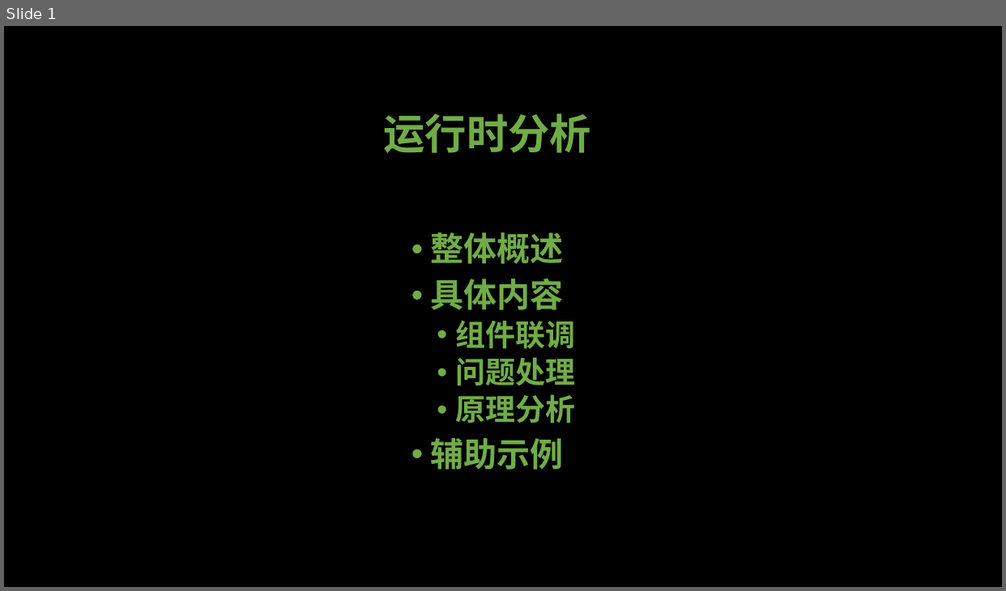
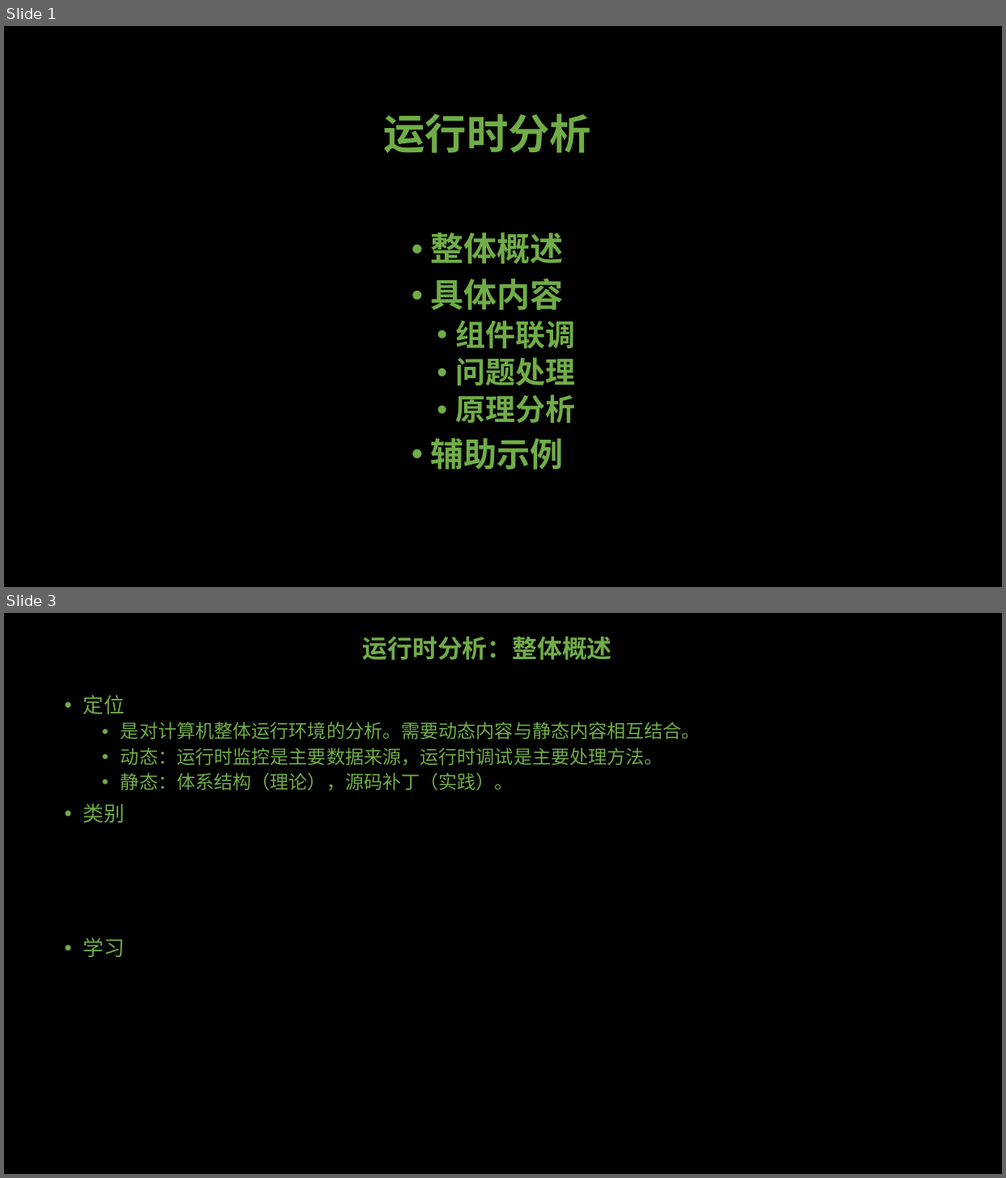
Before and after one commit to GavinKoeng/it-talks, a slide deck: toolchains/runtime-xxx/runtime-analyzing/运行时分析.pptx. Shown one above the other, each under a label of ours: slide 1 before the commit, slides 1 and 3 after it; the slides between them are not shown. The pictures are 1006x591 and 1006x1178 pixels, drawn with LibreOffice and Linux fonts; fonts in the diff are those of the drawing. Boxes give left, top, right and bottom in pixels: in the first picture for what was removed or moved away, otherwise in the second. Text is boxed around its words. In the diff, an @@ line names an element or a change of style, - is before the commit and + after.

Commit message:
toolchains: runtime-xxx: runtime-analyzing: 完成运行时分析PPT初稿

```diff
--- a/toolchains/runtime-xxx/runtime-analyzing/运行时分析.pptx
+++ b/toolchains/runtime-xxx/runtime-analyzing/运行时分析.pptx
@@ slide 3 added at [4,613,1002,1174], background #000000 @@
@@ title added at [363,636,612,660], 24 pt, text #70AD47, bold @@
+运行时分析：整体概述
@@ text added at [83,695,701,957], 18 pt, text #70AD47 @@
+• 定位
+  • 是对计算机整体运行环境的分析。需要动态内容与静态内容相互结合。
+  • 动态：运行时监控是主要数据来源，运行时调试是主要处理方法。
+  • 静态：体系结构（理论），源码补丁（实践）。
+• 类别
+• 学习
```
Also in this commit, not shown: 4 slides changed, 14 other slides added.
